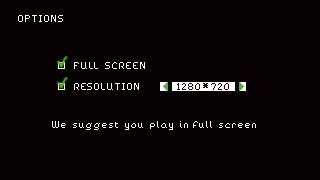
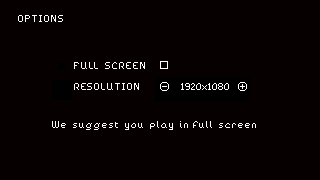
Layered file, before and after one edit (320 x 180). Changes by layer:
added layer "Layer" above "Calque" over 160, 61, 247, 91
hid "Calque", painted on it over 56, 55, 229, 90
painted on "Arrière-plan" over 52, 61, 250, 102
